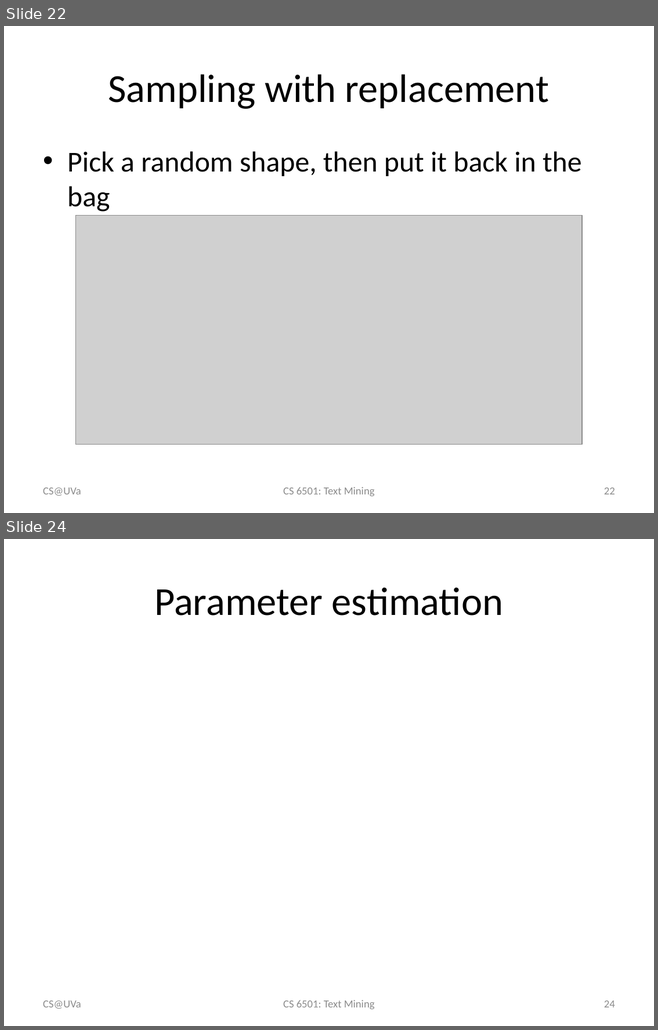
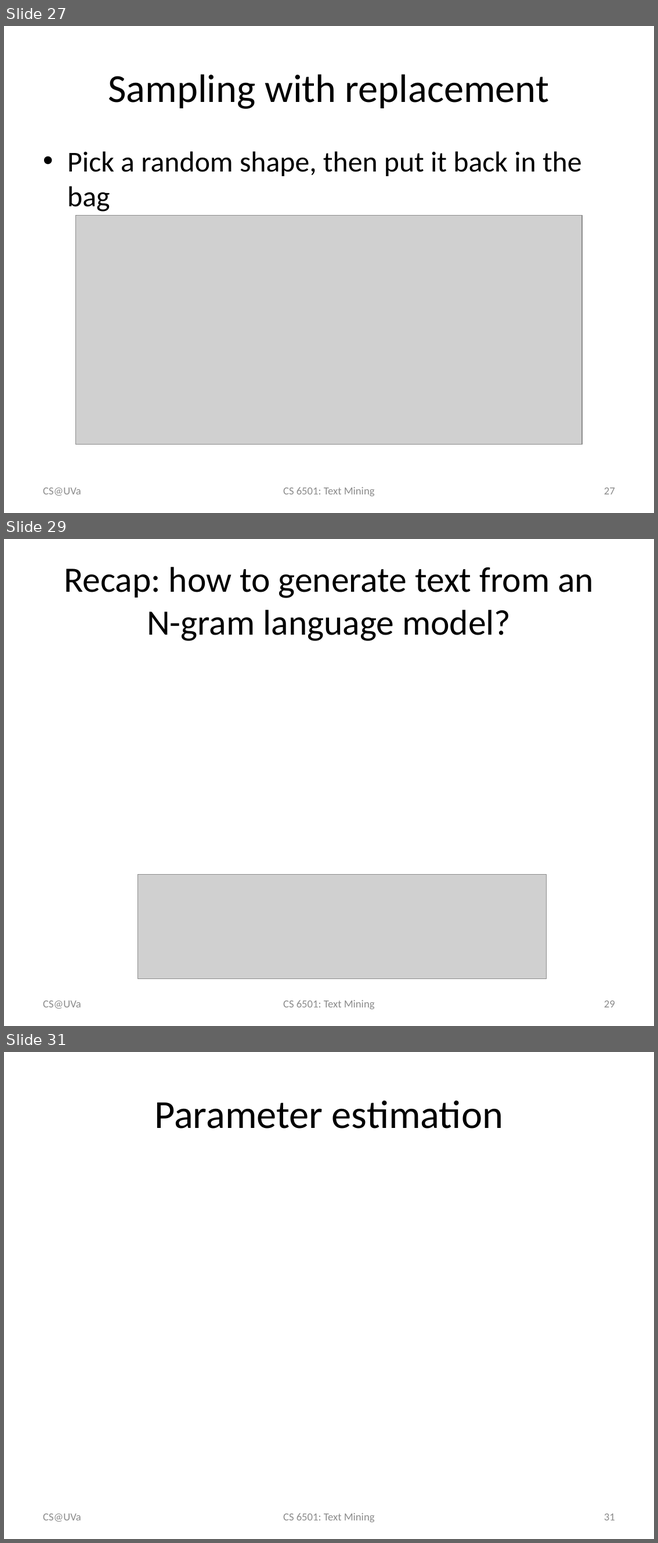
Before and after one commit to wang296/CS6501-Text-Mining, a slide deck: docs/Language Models.pptx. Shown one above the other, each under a label of ours: slides 22 and 24 before the commit, slides 27, 29 and 31 after it; the slides between them are not shown. The pictures are 658x1030 and 658x1543 pixels, drawn with LibreOffice and Linux fonts; fonts in the diff are those of the drawing; grey boxes stand for pictures. Boxes give left, top, right and bottom in pixels: in the first picture for what was removed or moved away, otherwise in the second. Text is boxed around its words. In the diff, an @@ line names an element or a change of style, - is before the commit and + after.

```diff
--- a/docs/Language Models.pptx
+++ b/docs/Language Models.pptx
@@ slide 29 added at (4,539,654,1026), background #FFFFFF @@
@@ title added at (64,567,593,641), 39.6 pt, text #000000 @@
+Recap: how to generate text from an N-gram language model?
@@ picture added at (138,875,546,979) @@
@@ text added at (43,1001,81,1009), 12 pt, text #8C8C8C @@
+CS@UVa
@@ text added at (283,1000,375,1009), 12 pt, text #8C8C8C @@
+CS 6501: Text Mining
@@ page number added at (604,1001,615,1008), 12 pt, text #8C8C8C @@
+29
@@ what was slide 22 is now slide 27 @@
@@ page number at (604,488,615,495): text changed @@
-22
+27
@@ what was slide 24 is now slide 31 @@
@@ page number at (604,1514,615,1521): text changed @@
-24
+31
```
Also in this commit, not shown: 1 slide changed, 6 other slides added, 4 other files.
